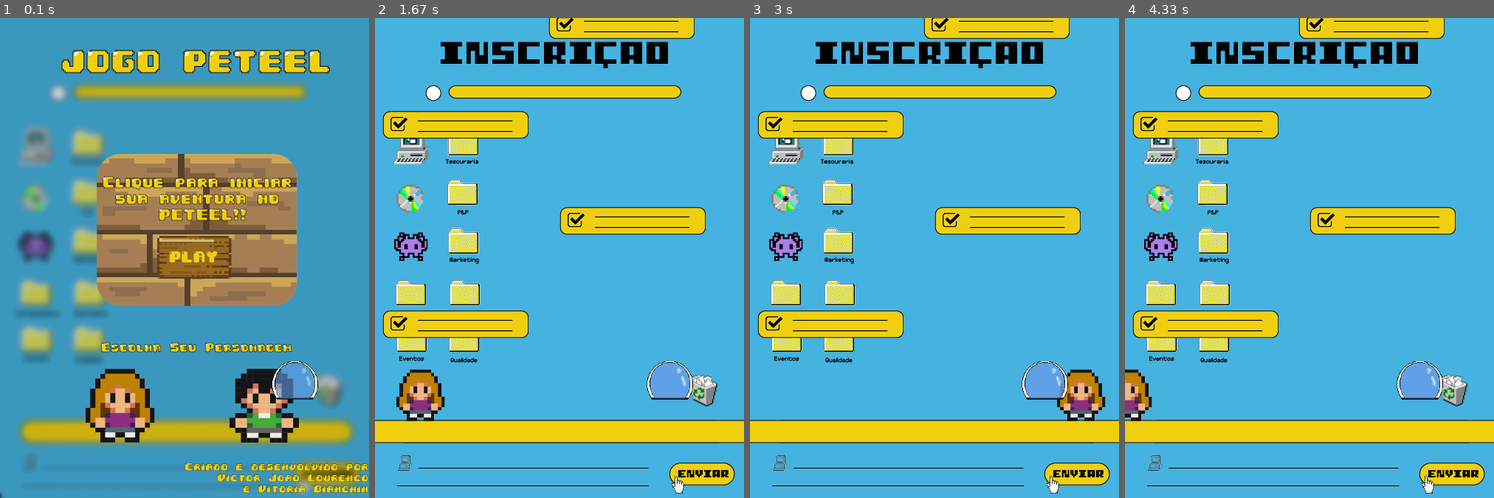
Above: before the commit, frames 1-4 (left to right).
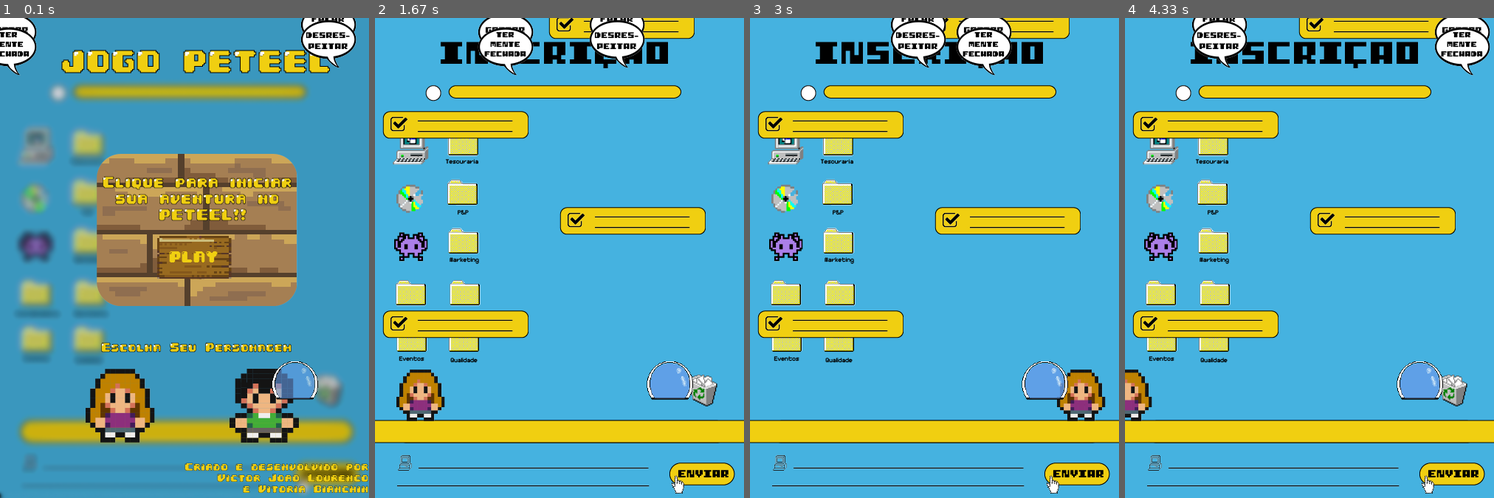
Above: after the commit, the same moments.

Repository: Victor-J-L/JOGO-PETEEL
Game: pygame game, started from primeirafaseteste.py
The game is run twice, just before and just after one commit, with the same random seed, the same clock (stepped at 60 frames per second) and the same inputs.
Inputs (mouse positions are in pixels of both pictures, inside the frame that each line leads up to):
- Up to frame 1 (0.1 s): no input
- Up to frame 2 (1.67 s): click (570, 258) at 0.38 s; hold Right 0.67-1.13 s; move the mouse to (544, 277) at 0.7 s; hold Right 1.17-1.63 s
- Up to frame 3 (3 s): hold Left 1.67-2.2 s; hold Left 2.23-2.63 s; hold Right from 2.67 s (still down)
- Up to frame 4 (4.33 s): release Right at 3.3 s; hold Left 3.33-3.8 s; hold Right 3.83-4.3 s

The runs differ from the first frame. In frame 1, 2.1% of the frame differs, in the area x 0-97%, y 0-12%; in frame 2, 2.4%; in frame 3, 2.4%; in frame 4, 2.5%, in the area x 18-99%, y 0-12%.

Commit message:
falta fazer eles ficarem voltando quando vao na parede e colocar a posição certa

Diff:
--- a/primeirafaseteste.py
+++ b/primeirafaseteste.py
@@ -73,6 +73,38 @@
             personagem.pos.x = 500
 
         personagem.rect.midbottom = personagem.pos
+
+        #CODIGO MOVIMENTO INIMIGOS DA FASE 3
+
+        interromper.acc = vec(1, 0)
+        #interromper.acc.x += interromper.vel.x * (-0.12)
+        interromper.vel = vec(3,0)
+        interromper.pos += interromper.vel + 0.5 * interromper.acc
+        interromper.rect.midbottom = interromper.pos
+
+        falarmal.acc = vec(-1, 0)
+        #falarmal.acc.x += falarmal.vel.x * (-0.12)
+        falarmal.vel = vec(-3,0)
+        falarmal.pos += falarmal.vel - 0.5 * falarmal.acc
+        falarmal.rect.midbottom = falarmal.pos
+
+        gritar.acc = vec(1, 0)
+        #gritar.acc.x += gritar.vel.x * (-0.12)
+        gritar.vel = vec(3,0)
+        gritar.pos += gritar.vel + 0.5 * gritar.acc
+        gritar.rect.midbottom = gritar.pos
+
+        desrespeitar.acc = vec(-1, 0)
+        #desrespeitar.acc.x += desrespeitar.vel.x * (-0.12)
+        desrespeitar.vel = vec(-3,0)
+        desrespeitar.pos += desrespeitar.vel - 0.5 * desrespeitar.acc
+        desrespeitar.rect.midbottom = desrespeitar.pos
+
+        mentefechada.acc = vec(1, 0)
+        #mentefechada.acc.x += mentefechada.vel.x * (-0.12)
+        mentefechada.vel = vec(3,0)
+        mentefechada.pos += mentefechada.vel + 0.5 * mentefechada.acc
+        mentefechada.rect.midbottom = mentefechada.pos
 
         #colisao
 
@@ -142,7 +174,7 @@
             for ic3 in iconef3grupo:
                 ic3.rect.y += abs(personagem.vel.y)
             for ini in inimigos3grupo:
-                ini.rect.y += abs(personagem.vel.y)
+                ini.pos.y += abs(personagem.vel.y)
             for ic in iconegrupo:
                 ic.rect.y += abs(personagem.vel.y)
             for platfin in platfinal:
@@ -261,16 +293,16 @@
                 plataformas.add(p4)
 
                 #codigo inimigo voltando
-                if interromper.rect.x > 500: #esse vai da esquerda pra direita
-                    interromper.rect.x = 0
-                if falarmal.rect.x < 0: #esse esquerda direita
-                    falarmal.rect.x = 500
-                if gritar.rect.x > 500:
-                    gritar.rect.x = 0
-                if desrespeitar.rect.x < 0:
-                    desrespeitar.rect.x = 500
-                if mentefechada.rect.x > 500:
-                    mentefechada.rect.x = 0
+                if interromper.pos.x > 500: #esse vai da esquerda pra direita
+                    interromper.pos.x = 0
+                if falarmal.pos.x < 0: #esse esquerda direita
+                    falarmal.pos.x = 500
+                if gritar.pos.x > 500:
+                    gritar.pos.x = 0
+                if desrespeitar.pos.x < 0:
+                    desrespeitar.pos.x = 500
+                if mentefechada.pos.x > 500:
+                    mentefechada.pos.x = 0
 
                 personagem.rect.midbottom = personagem.pos
 
--- a/sprites.py
+++ b/sprites.py
@@ -281,6 +281,7 @@
         self.rect = self.image.get_rect()
         self.rect.left = x
         self.rect.top = y
+        self.pos = vec(x,y)
         self.vel = vec(0, 0)
         self.acc = vec(0, 0)
 
@@ -371,11 +372,11 @@
 botaot3 = Botaot()
 transicao3grupo.add(botaot3)
 
-interromper = Inimigos3(5, 2000, "Imagens/Terceira Fase/interromper.png") #dai quando clica no botao muda o y pro lugar certo deles"
-falarmal = Inimigos3(450, 2000, "Imagens/Terceira Fase/falarmal.png")
-gritar = Inimigos3(5, 2000, "Imagens/Terceira Fase/gritar.png")
-desrespeitar = Inimigos3(450, 2000, "Imagens/Terceira Fase/desrespeitar.png")
-mentefechada  = Inimigos3(5, 2000, "Imagens/Terceira Fase/mentefechada.png")
+interromper = Inimigos3(5, 15, "Imagens/Terceira Fase/interromper.png") #dai quando clica no botao muda o y pro lugar certo deles"
+falarmal = Inimigos3(450, 50, "Imagens/Terceira Fase/falarmal.png")
+gritar = Inimigos3(5, 60, "Imagens/Terceira Fase/gritar.png")
+desrespeitar = Inimigos3(450, 70, "Imagens/Terceira Fase/desrespeitar.png")
+mentefechada  = Inimigos3(5, 80, "Imagens/Terceira Fase/mentefechada.png")
 inimigos3grupo.add(interromper, falarmal, gritar, desrespeitar, mentefechada)
 
 #Lista de Plataformas
